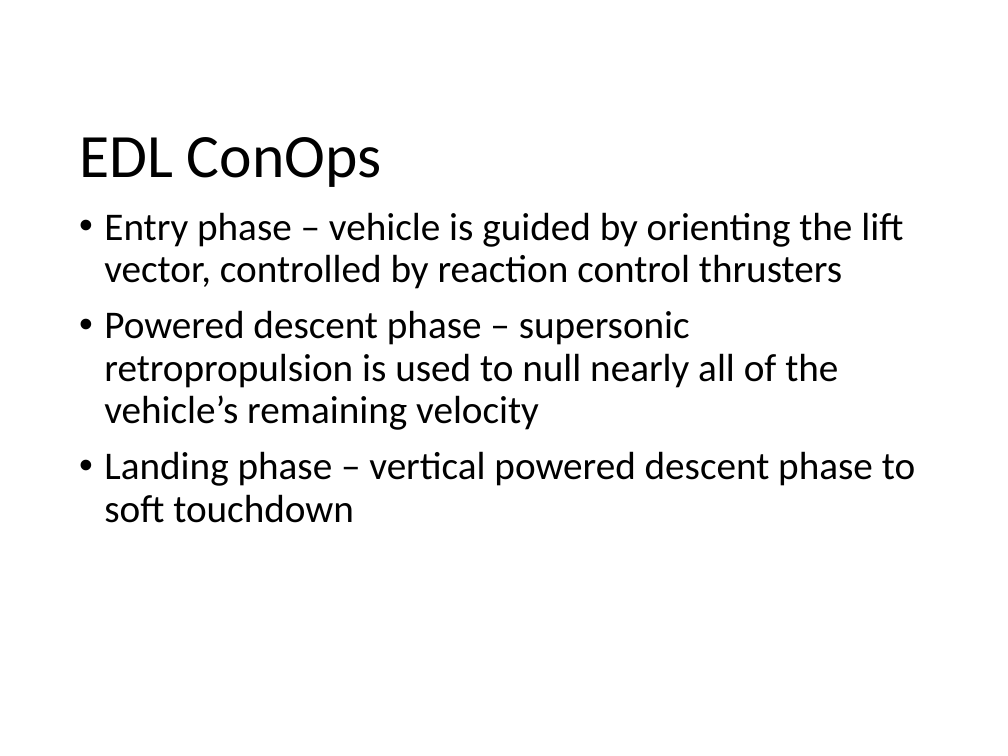
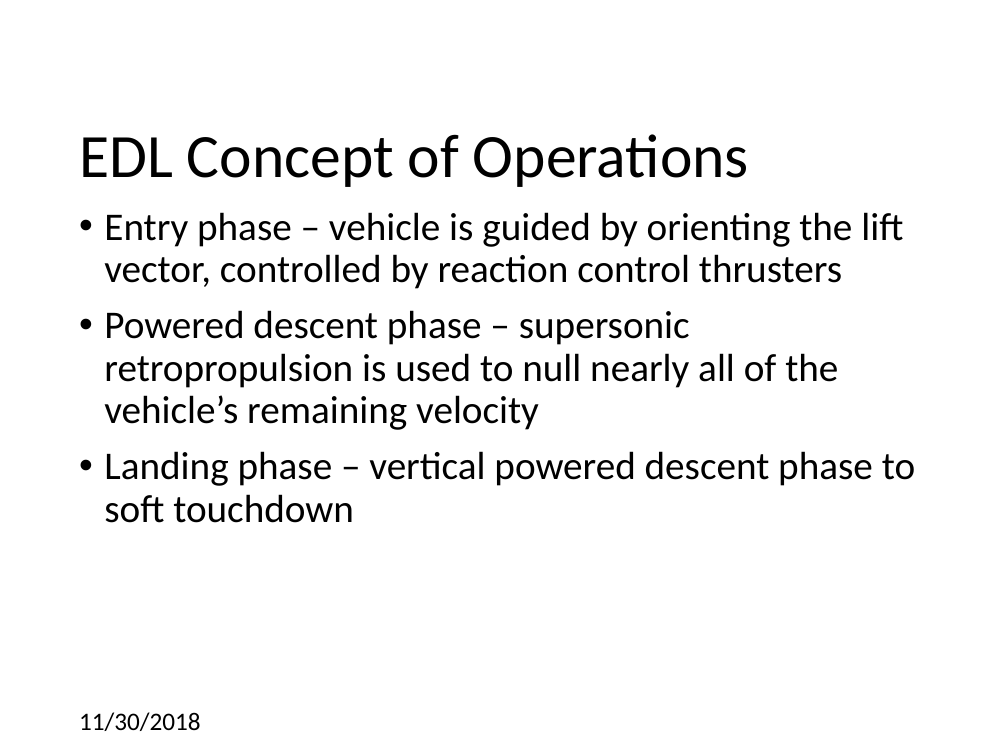
Before and after one commit to CDNoyes/EDL-Py, a slide deck: slide 4 of Documents/Qual Exam.pptx (slide 3 before the commit). Drawn at 1008x756 pixels with LibreOffice and Linux fonts; fonts in the diff are those of the drawing; background and template pictures are left out. Boxes give left, top, right and bottom in pixels: in the first picture for what was removed or moved away, otherwise in the second. Text is boxed around its words. In the diff, an @@ line names an element or a change of style, - is before the commit and + after.

```diff
--- a/Documents/Qual Exam.pptx
+++ b/Documents/Qual Exam.pptx
@@ title at [79, 134, 749, 187]: text changed @@
-EDL ConOps
+EDL Concept of Operations
@@ text added at [79, 712, 200, 731], 18 pt, text #000000 @@
+11/30/2018
```
Also in this commit, not shown: 27 other slides changed, 6 slides added, 1 slide removed.
